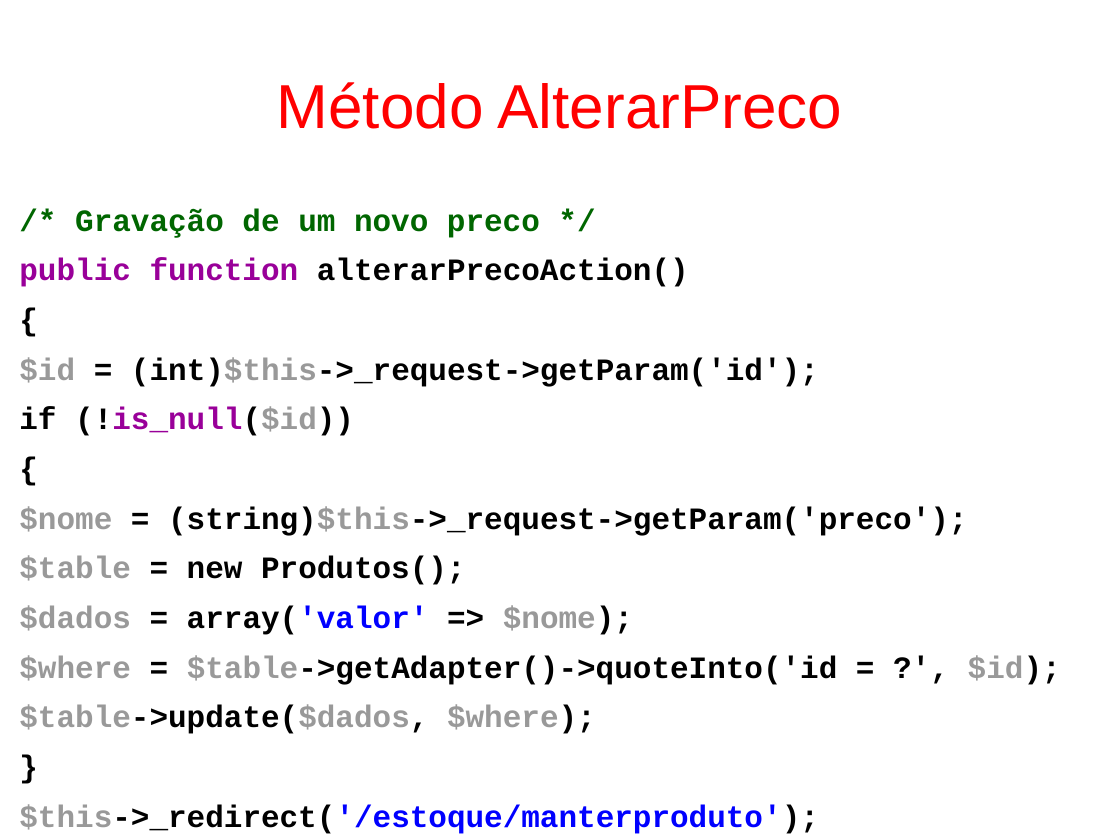
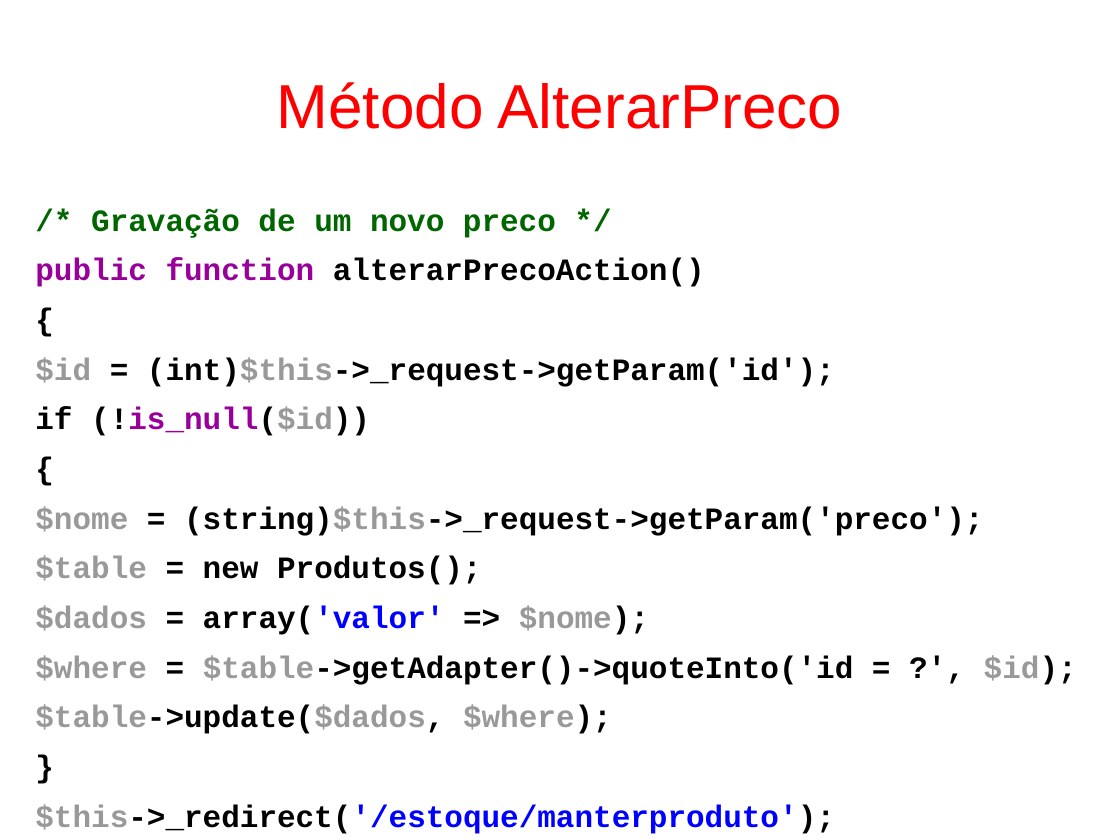
Before and after one commit to fgsl/lojasacme, a slide deck: slide 150 of docs/tutorial.odp (slide 151 before the commit). Drawn at 1120x840 pixels with LibreOffice and Linux fonts; fonts in the diff are those of the drawing. Boxes give left, top, right and bottom in pixels: in the first picture for what was removed or moved away, otherwise in the second. Text is boxed around its words. In the diff, an @@ line names an element or a change of style, - is before the commit and + after.

```diff
--- a/docs/tutorial.odp
+++ b/docs/tutorial.odp
@@ text "/* Gravação de um novo ...": place and size @@
-text "/* Gravação de um novo ..." at box(19, 208, 1061, 834)
+text "/* Gravação de um novo ..." at box(35, 208, 1077, 834)
```
Also in this commit, not shown: 11 other slides changed, 7 slides added, 1 slide removed.
